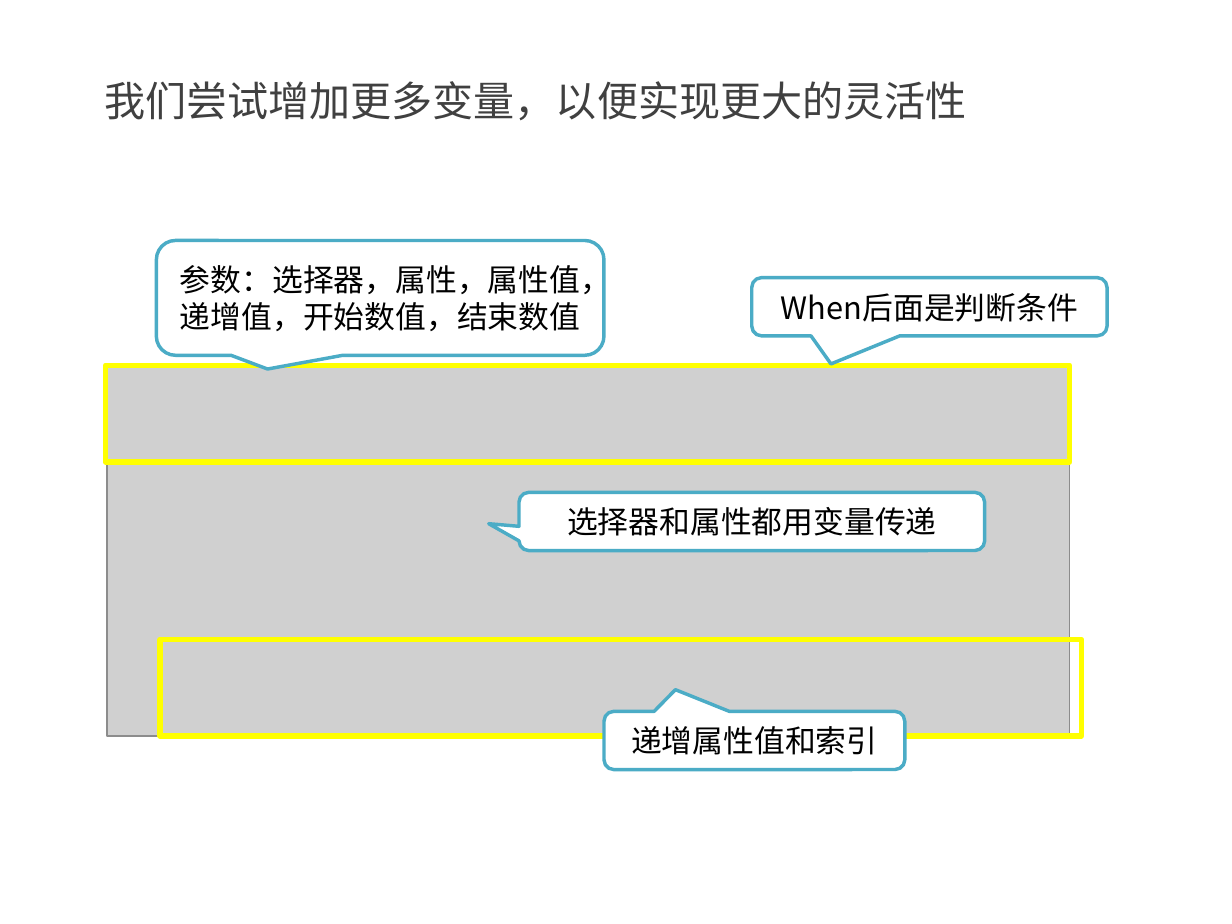
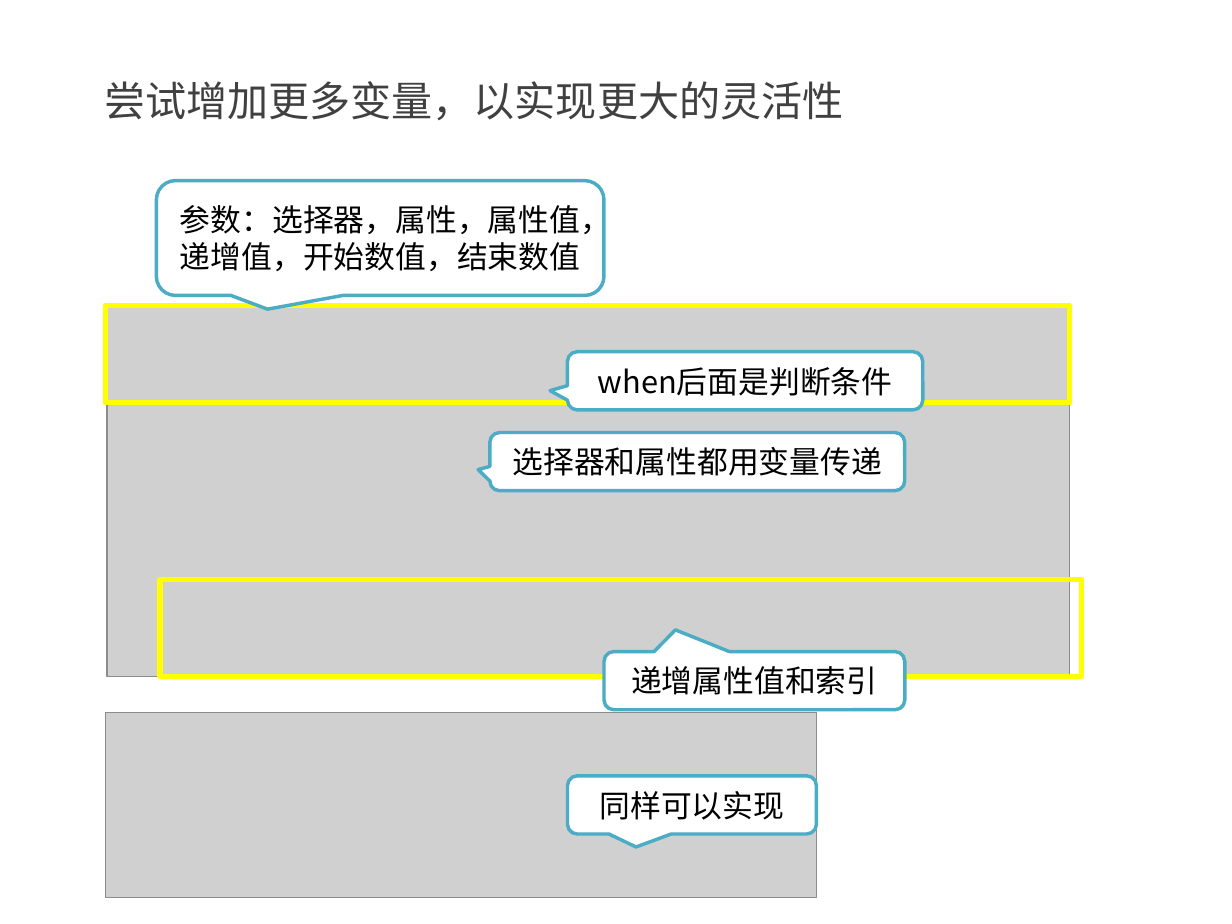
Before and after one commit to kong66/less-class, a slide deck: slide 10 of less-5-混合2.pptx. Drawn at 1232x924 pixels with LibreOffice and Linux fonts; fonts in the diff are those of the drawing; grey boxes stand for pictures. Boxes give left, top, right and bottom in pixels: in the first picture for what was removed or moved away, otherwise in the second. Text is boxed around its words. In the diff, an @@ line names an element or a change of style, - is before the commit and + after.

```diff
--- a/less-5-混合2.pptx
+++ b/less-5-混合2.pptx
@@ text at bbox=[104, 81, 843, 120]: text changed @@
-我们尝试增加更多变量，以便实现更大的灵活性
+尝试增加更多变量，以实现更大的灵活性
@@ rounded speech box "when后面是判断条件" at bbox=[568, 352, 923, 410]: proportions changed @@
@@ rounded speech box "when后面是判断条件": place and size @@
-rounded speech box "when后面是判断条件" at bbox=[752, 277, 1106, 335]
+rounded speech box "when后面是判断条件" at bbox=[568, 352, 923, 410]
@@ text in rounded speech box at bbox=[598, 367, 893, 396]: text changed @@
-When后面是判断条件
+when后面是判断条件
@@ rounded speech box "选择器和属性都用变量传递": place and size @@
-rounded speech box "选择器和属性都用变量传递" at bbox=[519, 493, 984, 551]
+rounded speech box "选择器和属性都用变量传递" at bbox=[490, 432, 906, 490]
@@ rounded speech box "选择器和属性都用变量传递" at bbox=[490, 432, 906, 490]: proportions changed @@
@@ 2 rounded speech boxes, 2 rectangles, 1 picture: place and size @@
-2 rounded speech boxes, 2 rectangles, 1 picture at bbox=[106, 240, 1082, 769]
+2 rounded speech boxes, 2 rectangles, 1 picture at bbox=[106, 181, 1082, 710]
@@ picture added at bbox=[106, 712, 817, 897] @@
@@ rounded speech box added at bbox=[568, 776, 817, 834], fill #FFFFFF, outline #4BACC6 2 pt, 18 pt, text #000000 @@
+同样可以实现
```
Also in this commit, not shown: 8 other slides changed, 8 other files.
